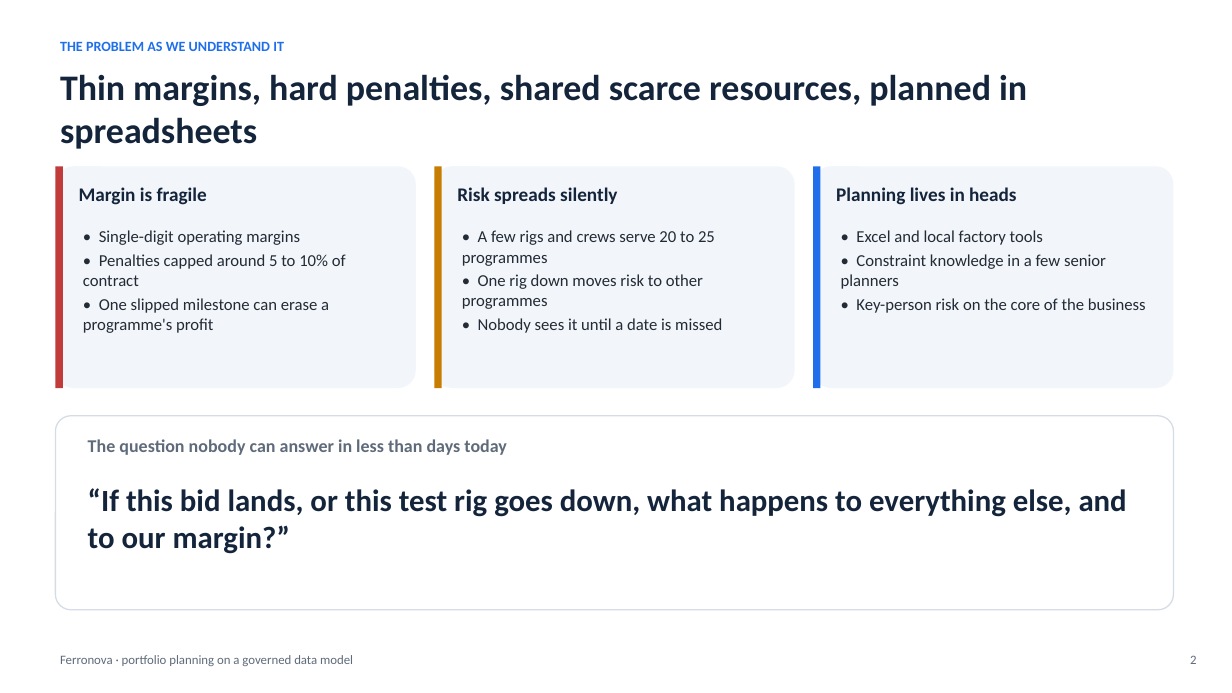
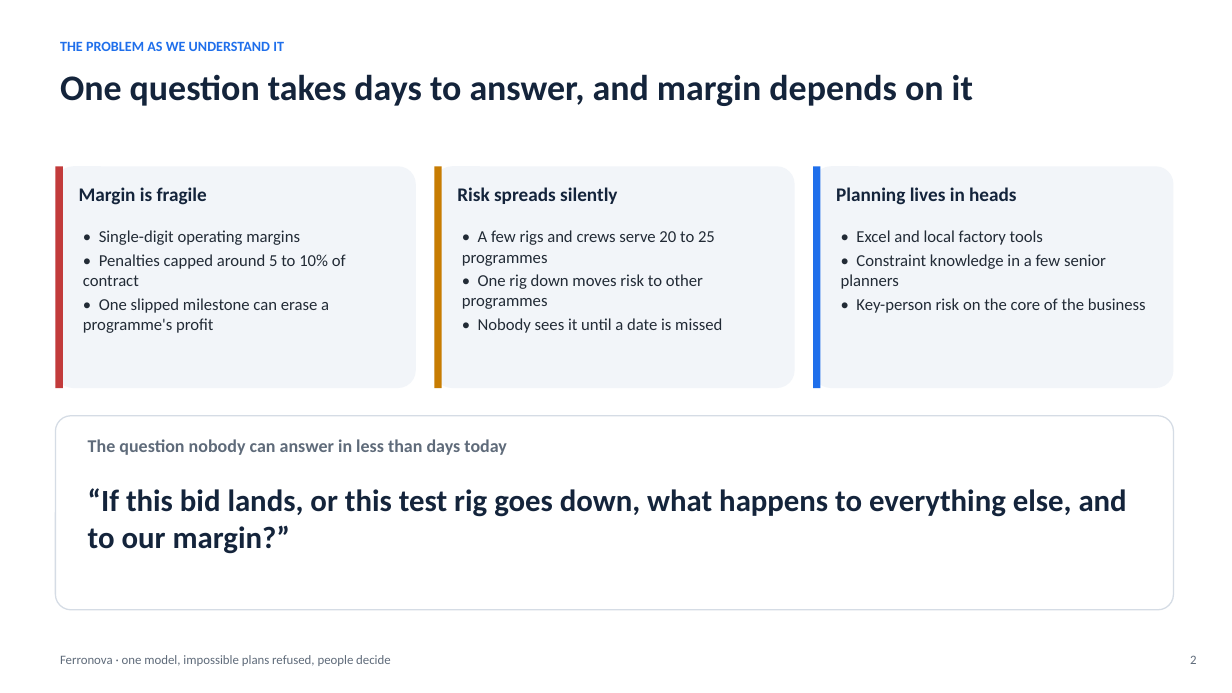
Before and after one commit to rpad300/ULTRA_IA_ASSISTANT, a slide deck: slide 2 of docs/ferronova-takehome/ferronova-pitch.pptx. Drawn at 1232x693 pixels with LibreOffice and Linux fonts; fonts in the diff are those of the drawing. Boxes give left, top, right and bottom in pixels: in the first picture for what was removed or moved away, otherwise in the second. Text is boxed around its words. In the diff, an @@ line names an element or a change of style, - is before the commit and + after.

```diff
--- a/docs/ferronova-takehome/ferronova-pitch.pptx
+++ b/docs/ferronova-takehome/ferronova-pitch.pptx
@@ text at (60, 74, 973, 106): text changed @@
-Thin margins, hard penalties, shared scarce resources, planned in spreadsheets
+One question takes days to answer, and margin depends on it
@@ text at (60, 655, 391, 666): text changed @@
-Ferronova · portfolio planning on a governed data model
+Ferronova · one model, impossible plans refused, people decide
```
Also in this commit, not shown: 11 other slides changed, 4 slides added, 2 slides removed, 14 other files.
